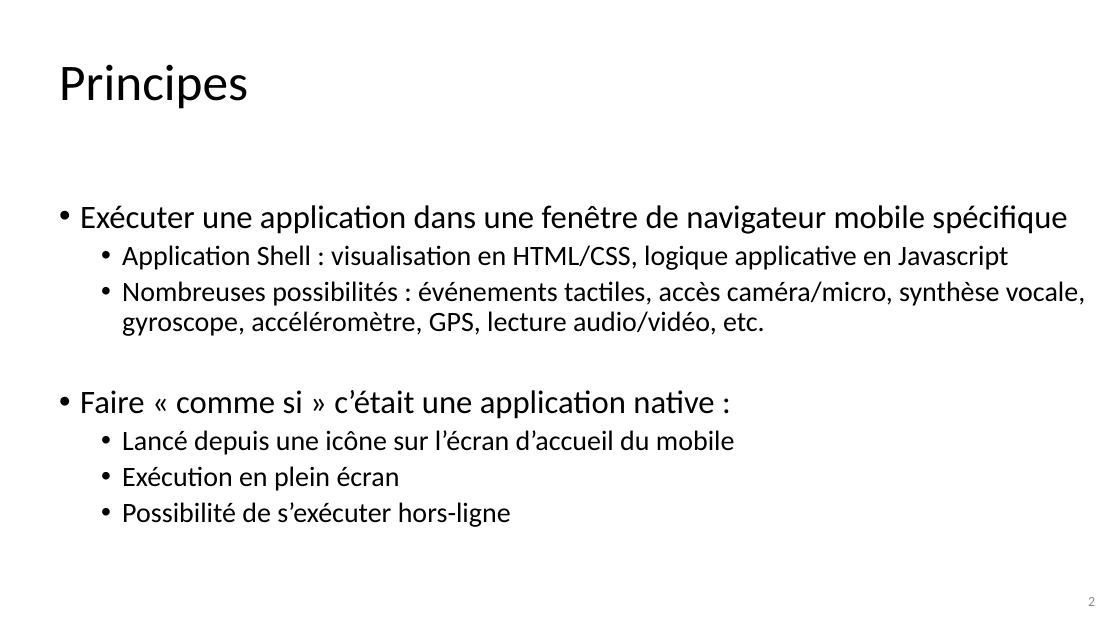
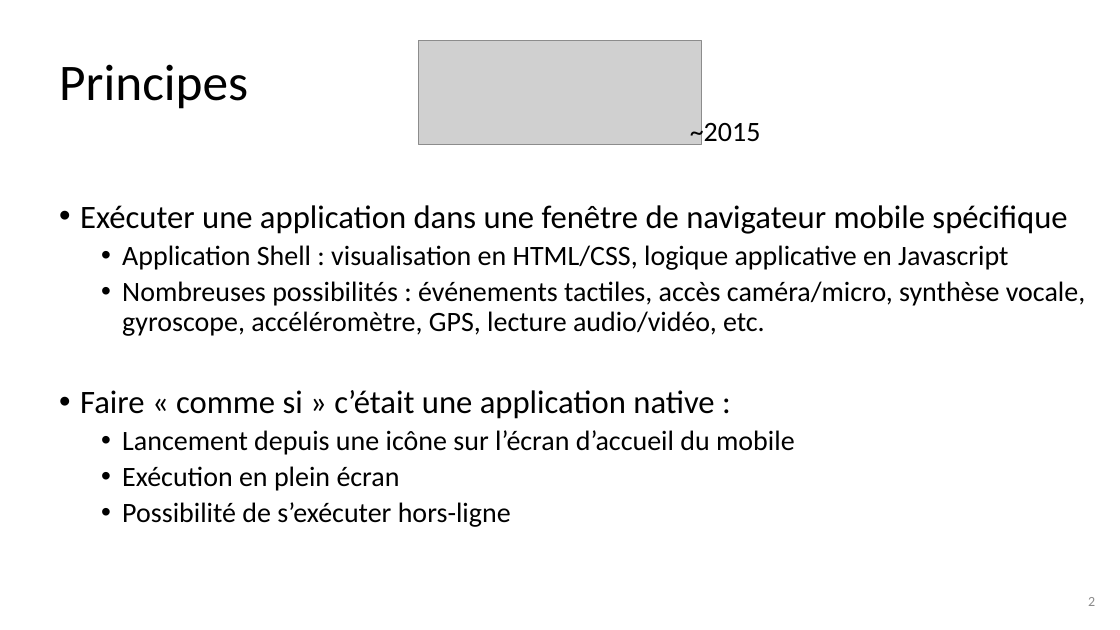
Before and after one commit to fdadeau/scanettePWA, a slide deck: slide 2 of sujet/PWA.pptx. Drawn at 1120x630 pixels with LibreOffice and Linux fonts; fonts in the diff are those of the drawing; grey boxes stand for pictures; background and template pictures are left out. Boxes give left, top, right and bottom in pixels: in the first picture for what was removed or moved away, otherwise in the second. Text is boxed around its words. In the diff, an @@ line names an element or a change of style, - is before the commit and + after.

```diff
--- a/sujet/PWA.pptx
+++ b/sujet/PWA.pptx
@@ picture added at (418, 40, 702, 145) @@
@@ text added at (690, 118, 761, 145), 24 pt, text #000000 @@
+~2015
@@ text at (122, 430, 795, 455): text changed @@
-  • Lancé depuis une icône sur l’écran d’accueil du mobile
+  • Lancement depuis une icône sur l’écran d’accueil du mobile
```
Also in this commit, not shown: 4 other slides changed, 1 slide added, 4 other files.
